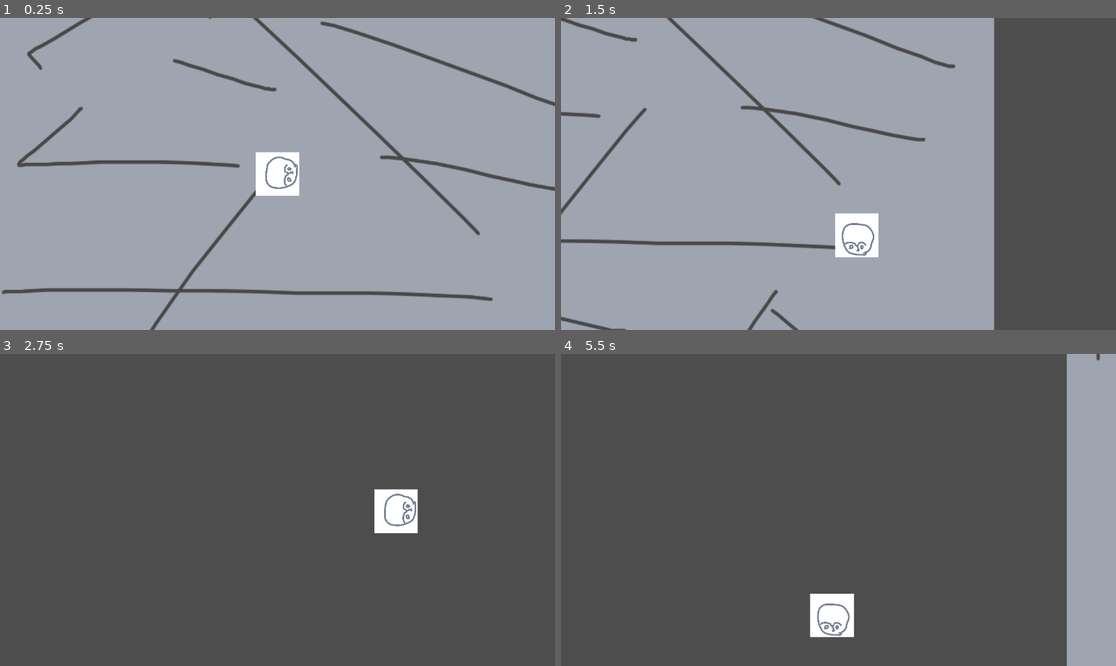
Above: before the commit, frames 1-4 (two rows, left to right).
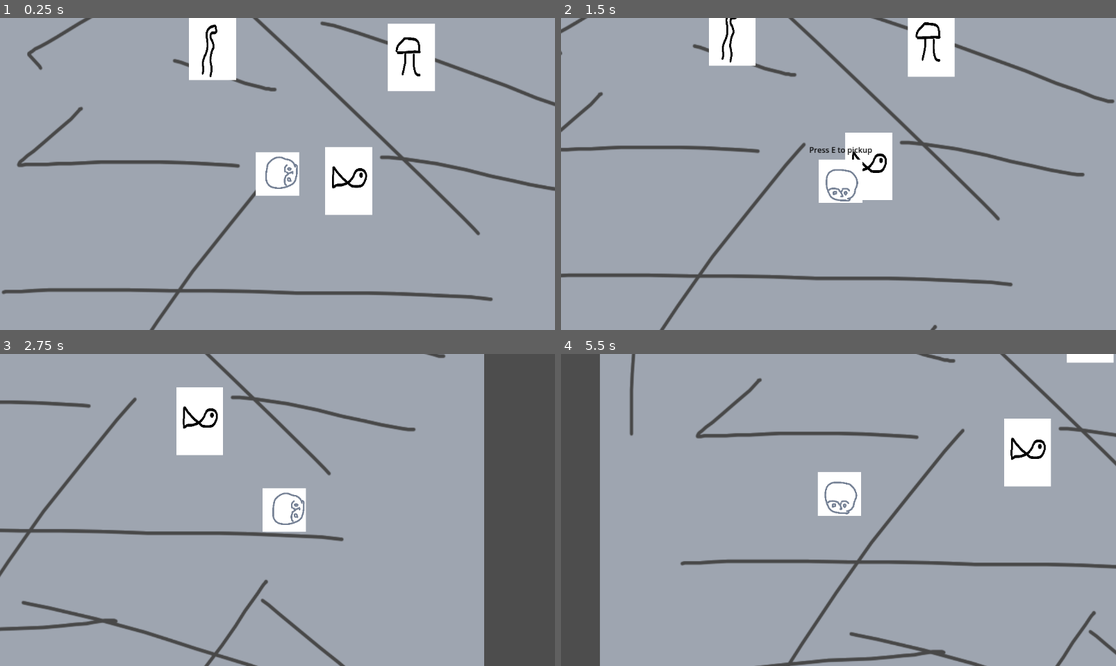
Above: after the commit, the same moments.

Repository: yannis300307/Gj42-givre
Game: Godot game, scene res://scenes/main.tscn
Same seed, same stepped clock (60 frames per second), same inputs: the game is played once before the commit and once after it.
Inputs:
- Up to frame 1 (0.25 s): no input
- Up to frame 2 (1.5 s): tap Enter (ui_accept) at 0.5, 0.77, 0.8, 1.07, 1.35 s; hold Right (ui_right) 0.53-1.28 s; tap E (Interact, bound only after the commit) at 0.6, 1.25 s; hold Down (ui_down) from 1.28 s (still down)
- Up to frame 3 (2.75 s): tap Enter (ui_accept) at 1.52, 1.82, 2.3 s; tap E (Interact, bound only after the commit) at 1.55, 2.1 s; release Down (ui_down) at 2.03 s; hold Right (ui_right) from 2.03 s (still down)
- Up to frame 4 (5.5 s): release Right (ui_right) at 2.78 s; hold Up (ui_up) 2.78-3.53 s; tap E (Interact, bound only after the commit) at 2.85, 4.25, 4.35, 5.1 s; tap Enter (ui_accept) at 3.02, 3.32, 3.6, 3.77, 4.07, 4.52, 4.82, 5.3 s; hold Left (ui_left) 3.53-5.03 s; hold Down (ui_down) from 5.03 s (still down)

The runs differ from the first frame. In frame 1, 5.4% of the frame differs, in the area x 34-79%, y 0-64%; in frame 2, 34%; in frame 3, 84%, in the area x 0-88%, y 0-100%; in frame 4, 82%.

Commit message:
Add item pickers

Diff:
--- a/misc_script/main.gd
+++ b/misc_script/main.gd
@@ -8,15 +8,22 @@
 	ALGAE,
 }
 
+enum PlayerInteractionType {
+	PICKUP_ITEM,
+	PLACE_ITEM,
+	NONE,
+}
+
 var inventory = {}
+var player_can_interact: PlayerInteractionType = PlayerInteractionType.NONE
 
 func add_item(item: ItemType) -> bool:
-	print(inventory)
 	if can_pickup(item):
 		if item in inventory:
 			inventory[item] += 1
 		else:
 			inventory[item] = 1
+		print("Plus 1", item)
 		return true
 	return false
 
--- a/objects/item_pool.gd
+++ b/objects/item_pool.gd
@@ -8,12 +8,16 @@
 	if body != %Player:
 		return
 	player_in_area = true
+	Global.player_can_interact = Global.PlayerInteractionType.PICKUP_ITEM
 
 func _on_body_exited(body: Node2D) -> void:
 	if body != %Player:
 		return
 	player_in_area = false
+	Global.player_can_interact = Global.PlayerInteractionType.NONE
 
-func _process(delta: float) -> void:
-	if Input.is_action_just_pressed("ui_accept") and player_in_area:
-		Global.add_item(Global.ItemType.FISH)
+func _process(_delta: float) -> void:
+	if Input.is_action_just_pressed("Interact") and player_in_area:
+		Global.add_item(item_type)
+	if not Global.can_pickup(item_type) && player_in_area:
+		Global.player_can_interact = Global.PlayerInteractionType.NONE
--- a/objects/player.gd
+++ b/objects/player.gd
@@ -1,14 +1,24 @@
 extends RigidBody2D
 
-@export var speed: float = 45
-var velocity: Vector2 = Vector2.ZERO # The player's movement vector.
+@export var speed: float = 35
 var acceleration: float = 0
 
 var direction = Vector2.ZERO
+var velocity: Vector2 = Vector2.ZERO # The player's movement vector.
+
 
 # Called when the node enters the scene tree for the first time.
-func _ready() -> void:
-	pass # Replace with function body.
+func _process(_delta: float) -> void:
+	match Global.player_can_interact:
+		Global.PlayerInteractionType.PICKUP_ITEM:
+			$ControlsLabels/Pickup.visible = true
+			$ControlsLabels/Place.visible = false
+		Global.PlayerInteractionType.PLACE_ITEM:
+			$ControlsLabels/Pickup.visible = false
+			$ControlsLabels/Place.visible = true
+		Global.PlayerInteractionType.NONE:
+			$ControlsLabels/Pickup.visible = false
+			$ControlsLabels/Place.visible = false
 
 func _physics_process(delta: float) -> void:
 	var acc_state: int = 0
@@ -36,7 +46,8 @@
 			acceleration -= (0x5f3759df / 10e8) * delta
 			acceleration = max(acceleration, 0)
 		direction.y = 0
-	rotation_degrees = direction.angle() / PI * 180 + 90
+	if direction.x or direction.y:
+		$Normal.rotation = direction.angle()
 	var tmp: float = ease_out_expo(acceleration) * speed * delta
 	velocity.y = tmp * direction.y
 	velocity.x = tmp * direction.x
--- a/objects/player.tscn
+++ b/objects/player.tscn
@@ -6,10 +6,12 @@
 [sub_resource type="CircleShape2D" id="CircleShape2D_sugp2"]
 radius = 42.0
 
+[sub_resource type="LabelSettings" id="LabelSettings_ykyjo"]
+font_color = Color(0, 0, 0, 1)
+
 [node name="Player" type="RigidBody2D"]
 gravity_scale = 0.0
 script = ExtResource("1_ykyjo")
-speed = 20
 
 [node name="Collision" type="CollisionShape2D" parent="."]
 shape = SubResource("CircleShape2D_sugp2")
@@ -18,3 +20,34 @@
 position = Vector2(-4.7683716e-07, 4.7683716e-07)
 scale = Vector2(0.08837893, 0.08837893)
 texture = ExtResource("2_uxov2")
+
+[node name="ControlsLabels" type="Node2D" parent="."]
+position = Vector2(0, -53.95)
+
+[node name="Pickup" type="Label" parent="ControlsLabels"]
+anchors_preset = 7
+anchor_left = 0.5
+anchor_top = 1.0
+anchor_right = 0.5
+anchor_bottom = 1.0
+offset_left = -20.0
+offset_top = -23.0
+offset_right = 20.0
+grow_horizontal = 2
+grow_vertical = 0
+text = "Press E to pickup"
+label_settings = SubResource("LabelSettings_ykyjo")
+
+[node name="Place" type="Label" parent="ControlsLabels"]
+anchors_preset = 7
+anchor_left = 0.5
+anchor_top = 1.0
+anchor_right = 0.5
+anchor_bottom = 1.0
+offset_left = -20.0
+offset_top = -23.0
+offset_right = 20.0
+grow_horizontal = 2
+grow_vertical = 0
+text = "Press E to place"
+label_settings = SubResource("LabelSettings_ykyjo")
--- a/project.godot
+++ b/project.godot
@@ -19,6 +19,14 @@
 
 Global="*res://misc_script/main.gd"
 
+[input]
+
+Interact={
+"deadzone": 0.2,
+"events": [Object(InputEventKey,"resource_local_to_scene":false,"resource_name":"","device":0,"window_id":0,"alt_pressed":false,"shift_pressed":false,"ctrl_pressed":false,"meta_pressed":false,"pressed":false,"keycode":0,"physical_keycode":69,"key_label":0,"unicode":0,"location":0,"echo":false,"script":null)
+]
+}
+
 [rendering]
 
 renderer/rendering_method="gl_compatibility"
--- a/scenes/main.tscn
+++ b/scenes/main.tscn
@@ -1,10 +1,13 @@
-[gd_scene load_steps=6 format=3 uid="uid://dcb808weh1jp7"]
+[gd_scene load_steps=9 format=3 uid="uid://dcb808weh1jp7"]
 
 [ext_resource type="Texture2D" uid="uid://wkxskaqy8mrd" path="res://assets/textures/map/floor.png" id="1_0wfyh"]
 [ext_resource type="PackedScene" uid="uid://bgo4pvbpvl0go" path="res://objects/player.tscn" id="1_o5qli"]
 [ext_resource type="Script" uid="uid://b8nrxqwctugxs" path="res://misc_script/main.gd" id="1_tbgi4"]
 [ext_resource type="Script" uid="uid://d0so6wnbntblo" path="res://misc_script/camera.gd" id="2_sugp2"]
+[ext_resource type="Texture2D" uid="uid://dr41oo2oursqe" path="res://assets/textures/objects/fish.png" id="4_o6xl0"]
 [ext_resource type="PackedScene" uid="uid://dfth80igv5ms4" path="res://objects/item_pool.tscn" id="5_tbgi4"]
+[ext_resource type="Texture2D" uid="uid://dhq85m1i2ovmb" path="res://assets/textures/objects/algae.png" id="5_tipki"]
+[ext_resource type="Texture2D" uid="uid://dd6qlq3x3aijh" path="res://assets/textures/objects/mushroom.png" id="6_tipki"]
 
 [node name="Main" type="Node2D"]
 script = ExtResource("1_tbgi4")
@@ -16,6 +19,37 @@
 scale = Vector2(1.4433594, 1.5722656)
 texture = ExtResource("1_0wfyh")
 
+[node name="Temp" type="Node2D" parent="."]
+
+[node name="ItemPool" parent="Temp" instance=ExtResource("5_tbgi4")]
+position = Vector2(148, 15)
+scale = Vector2(4.92, 7.005)
+
+[node name="ItemPool2" parent="Temp" instance=ExtResource("5_tbgi4")]
+position = Vector2(-135.00003, -265)
+scale = Vector2(4.92, 7.005)
+item_type = 2
+
+[node name="ItemPool3" parent="Temp" instance=ExtResource("5_tbgi4")]
+position = Vector2(279.00006, -242.00003)
+scale = Vector2(4.92, 7.005)
+item_type = 1
+
+[node name="Sprite2D" type="Sprite2D" parent="Temp"]
+position = Vector2(148.24997, 14.749996)
+scale = Vector2(0.09521492, 0.13720705)
+texture = ExtResource("4_o6xl0")
+
+[node name="Sprite2D2" type="Sprite2D" parent="Temp"]
+position = Vector2(-135.00002, -265)
+scale = Vector2(0.09521492, 0.13720705)
+texture = ExtResource("5_tipki")
+
+[node name="Sprite2D3" type="Sprite2D" parent="Temp"]
+position = Vector2(278, -242)
+scale = Vector2(0.09521492, 0.13720705)
+texture = ExtResource("6_tipki")
+
 [node name="Camera2D" type="Camera2D" parent="."]
 limit_smoothed = true
 position_smoothing_enabled = true
@@ -25,8 +59,4 @@
 
 [node name="Player" parent="." instance=ExtResource("1_o5qli")]
 unique_name_in_owner = true
-speed = 45.0
-
-[node name="ItemPool" parent="." instance=ExtResource("5_tbgi4")]
-position = Vector2(148, 15)
-scale = Vector2(4.92, 7.005)
+speed = 20.0
Binary file added: assets/textures/objects/algae.png
Not shown, added: assets/textures/objects/algae.png.import
Binary file added: assets/textures/objects/fish.png
Not shown, added: assets/textures/objects/fish.png.import
Binary file added: assets/textures/objects/mushroom.png
Not shown, added: assets/textures/objects/mushroom.png.import
Binary file changed: assets/textures/player/normal.png
Not shown: 1 places in objects/player.tscn that only renumber resources
Not shown, added: assets/textures/player/normal.png~
